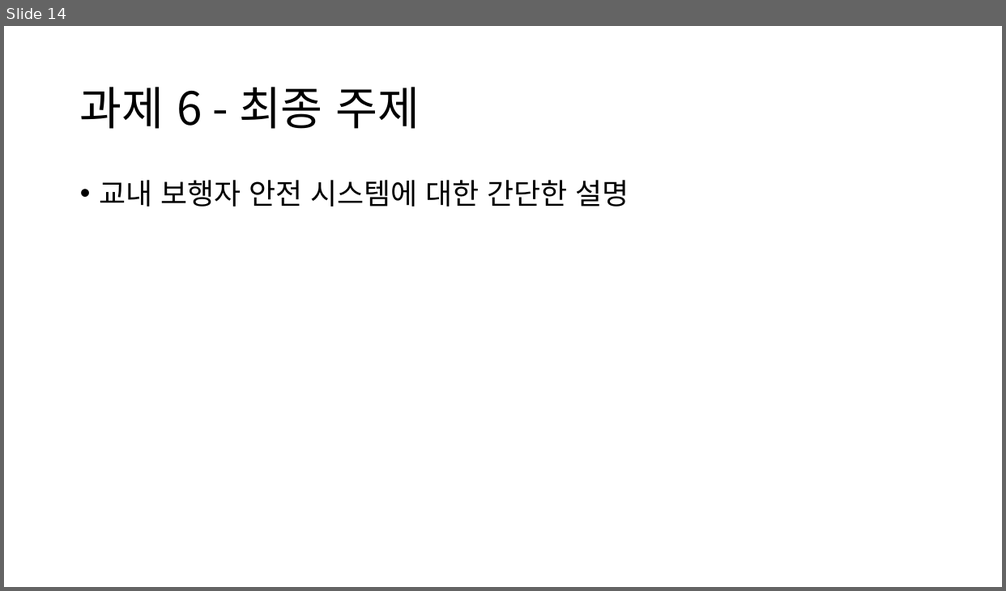
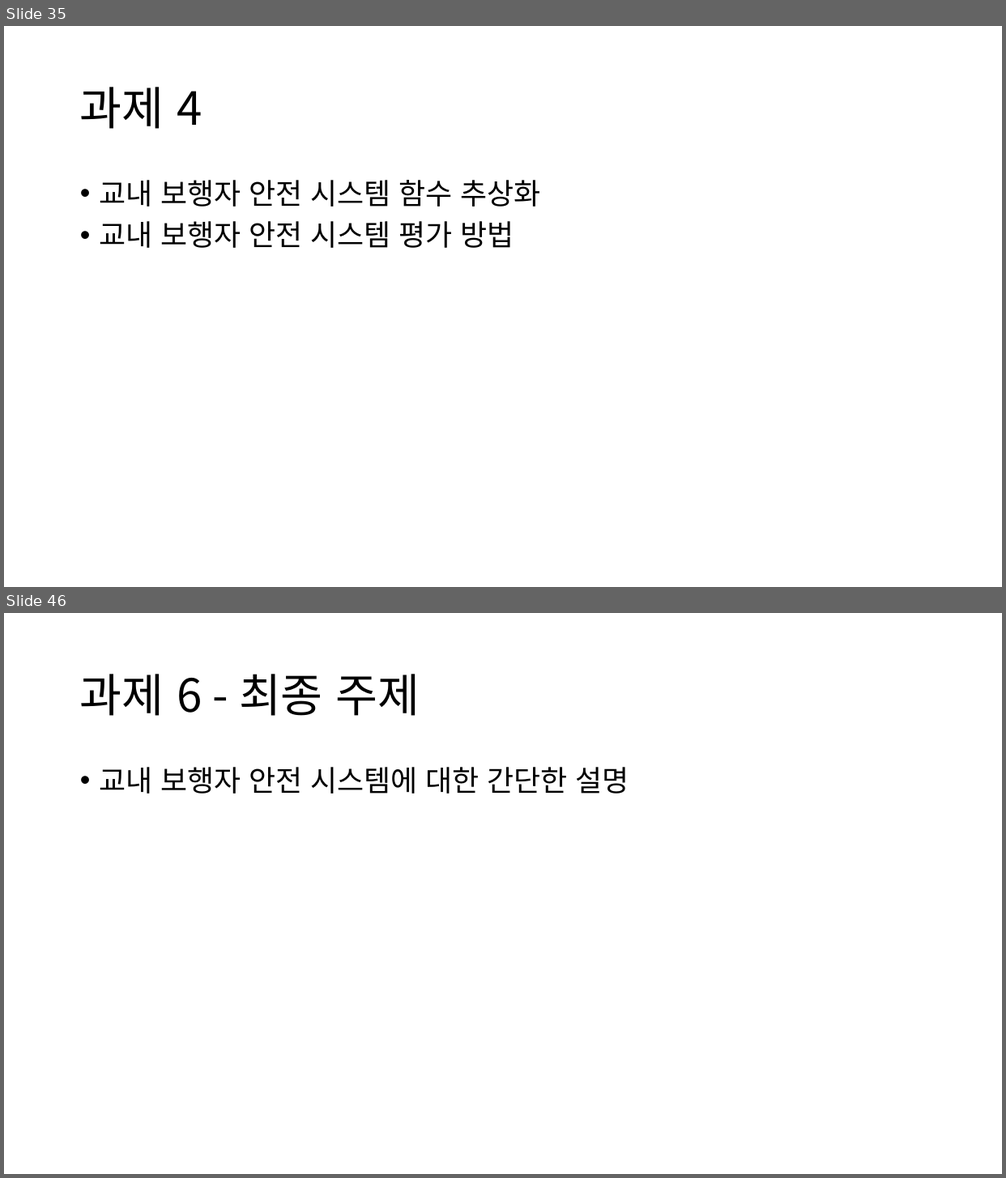
Before and after one commit to TUK-pedestrianSafety/document, a slide deck: ppt/소프트웨어 응용설계 발표자료.pptx. Shown one above the other, each under a label of ours: slide 14 before the commit, slides 35 and 46 after it; the slides between them are not shown. The pictures are 1006x591 and 1006x1178 pixels, drawn with LibreOffice and Linux fonts; fonts in the diff are those of the drawing. Boxes give left, top, right and bottom in pixels: in the first picture for what was removed or moved away, otherwise in the second. Text is boxed around its words. In the diff, an @@ line names an element or a change of style, - is before the commit and + after.

```diff
--- a/ppt/소프트웨어 응용설계 발표자료.pptx
+++ b/ppt/소프트웨어 응용설계 발표자료.pptx
@@ slide 35 added at (4, 26, 1002, 587), background #FFFFFF @@
@@ title added at (80, 87, 202, 129), 44 pt, text #000000 @@
+과제 4
@@ text added at (99, 180, 540, 248), 28 pt, text #000000 @@
+• 교내 보행자 안전 시스템 함수 추상화
+• 교내 보행자 안전 시스템 평가 방법
@@ what was slide 14 is now slide 46 @@
```
Also in this commit, not shown: 12 slides changed, 31 other slides added, 3 other files.
